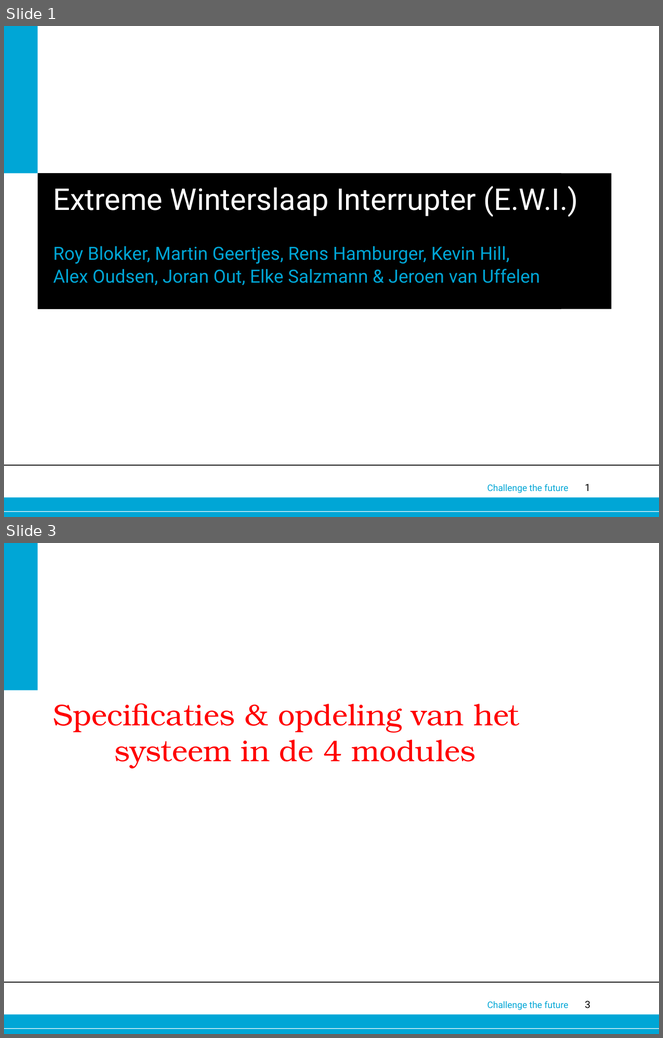
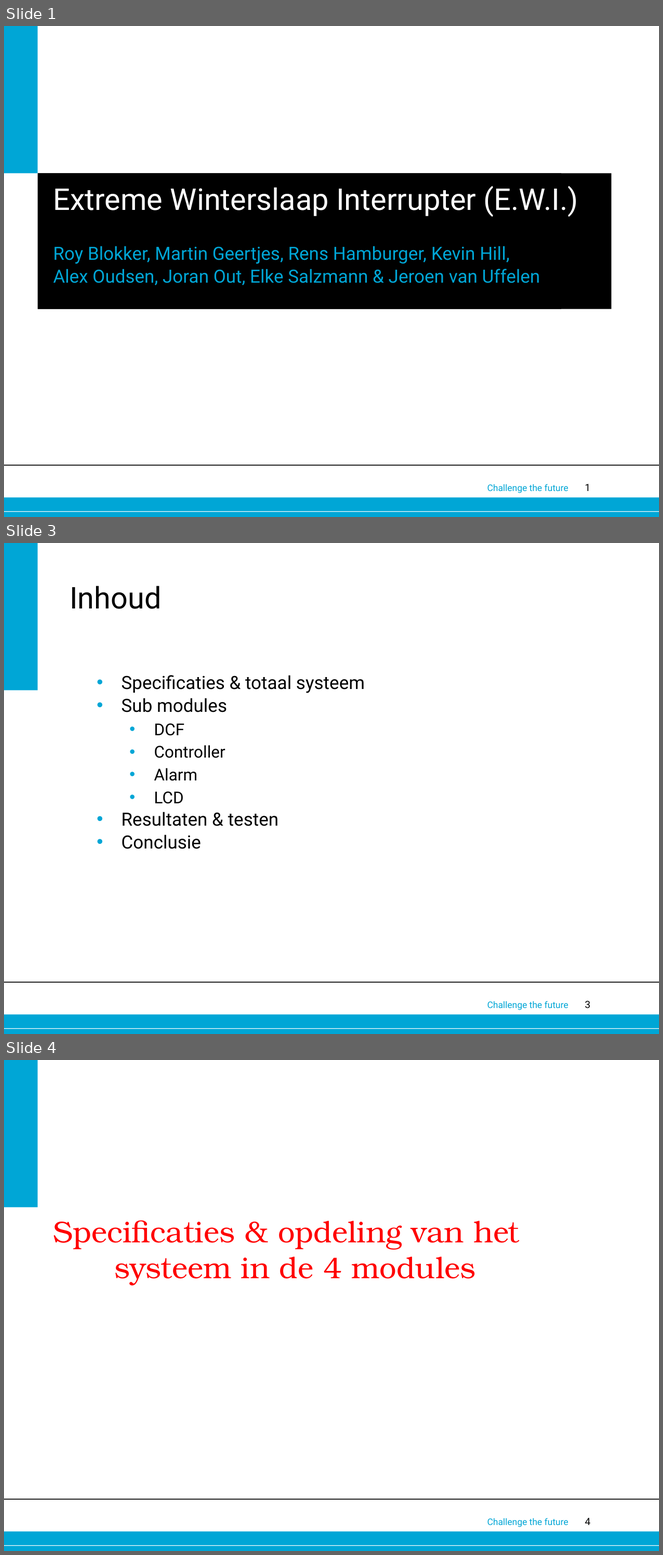
Before and after one commit to Alex-Oudsen/EPO-3, a slide deck: Presentatie/Presentatie groep A1.pptx. Shown one above the other, each under a label of ours: slides 1 and 3 before the commit, slides 1, 3 and 4 after it; the slides between them are not shown. The pictures are 663x1038 and 663x1555 pixels, drawn with LibreOffice and Linux fonts; fonts in the diff are those of the drawing; background and template pictures are left out. Boxes give left, top, right and bottom in pixels: in the first picture for what was removed or moved away, otherwise in the second. Text is boxed around its words. In the diff, an @@ line names an element or a change of style, - is before the commit and + after.

Commit message:
Inleiding en conclusie

```diff
--- a/Presentatie/Presentatie groep A1.pptx
+++ b/Presentatie/Presentatie groep A1.pptx
@@ slide 3 added at (4,543,659,1034), background #FFFFFF; not listed: 6 template elements that a slide beside it also shows @@
@@ text added at (70,586,162,609), 33 pt, text #000000 @@
+Inhoud
@@ subtitle added at (122,675,365,849), 20 pt, text #000000 @@
+• Specificaties & totaal systeem
+• Sub modules
+  • DCF
+  • Controller
+  • Alarm
+  • LCD
+• Resultaten & testen
+• Conclusie
@@ what was slide 3 is now slide 4 @@
@@ page number at (585,1518,591,1525): text changed @@
-3
+4
```
Also in this commit, not shown: 1 slide changed, 2 other slides added, 1 slide removed, 1 other file.
